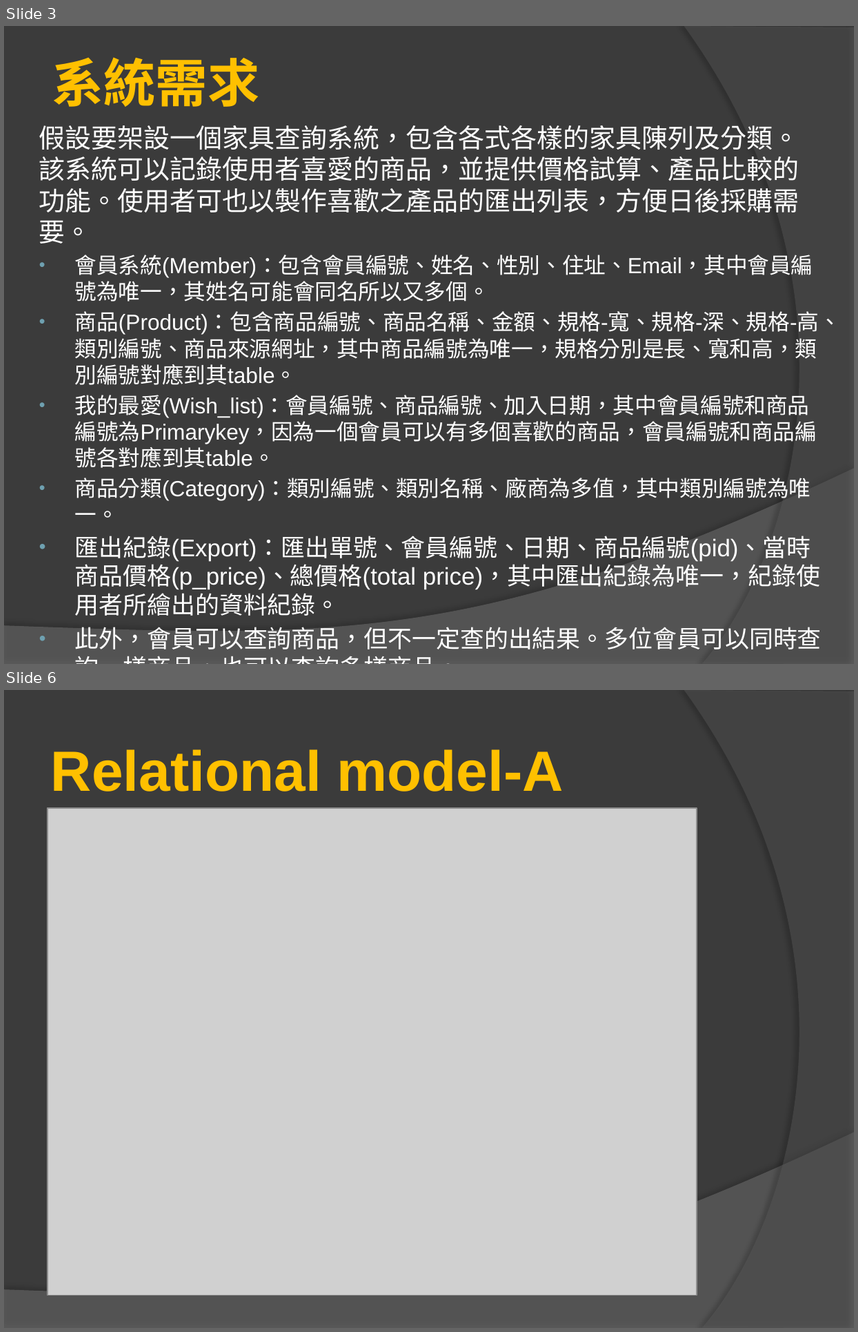
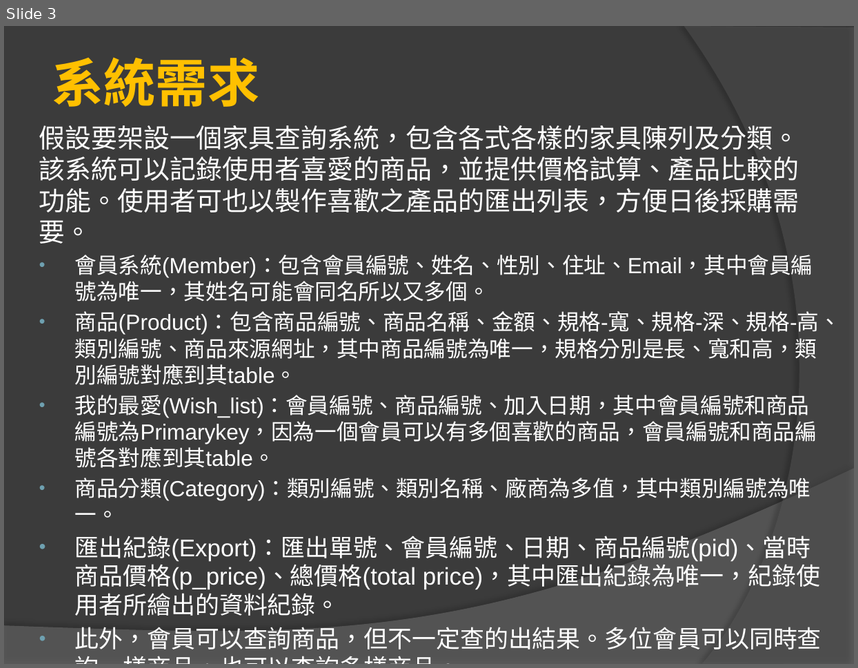
Before and after one commit to Michelletai/G12, a slide deck: doc/admin/G12-傢俱查詢網.pptx. Shown one above the other, each under a label of ours: slides 3 and 6 before the commit, slide 3 after it; the slides between them are not shown. The pictures are 858x1332 and 858x668 pixels, drawn with LibreOffice and Linux fonts; fonts in the diff are those of the drawing; grey boxes stand for pictures. Boxes give left, top, right and bottom in pixels: in the first picture for what was removed or moved away, otherwise in the second. Text is boxed around its words. In the diff, an @@ line names an element or a change of style, - is before the commit and + after.

```diff
--- a/doc/admin/G12-傢俱查詢網.pptx
+++ b/doc/admin/G12-傢俱查詢網.pptx
@@ slide 6 removed at bbox=[4, 690, 854, 1328], background #3B3B3B; not listed: 2 template elements that a slide beside it also shows @@
@@ title removed at bbox=[51, 749, 564, 791] @@
-Relational model-A
@@ picture removed at bbox=[47, 808, 697, 1295] @@
```
Also in this commit, not shown: 2 slides changed, 1 other slide removed, 4 other files.
